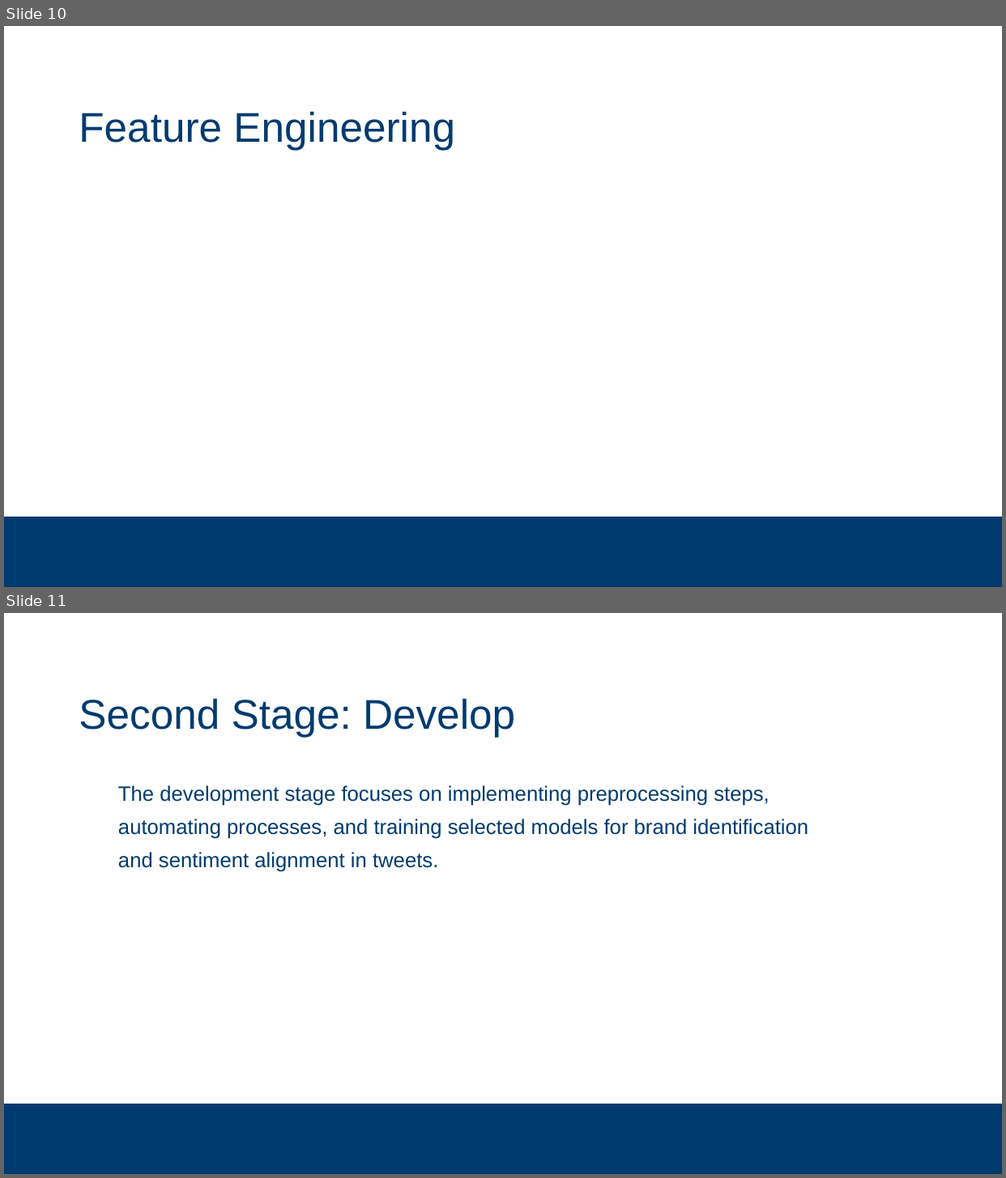
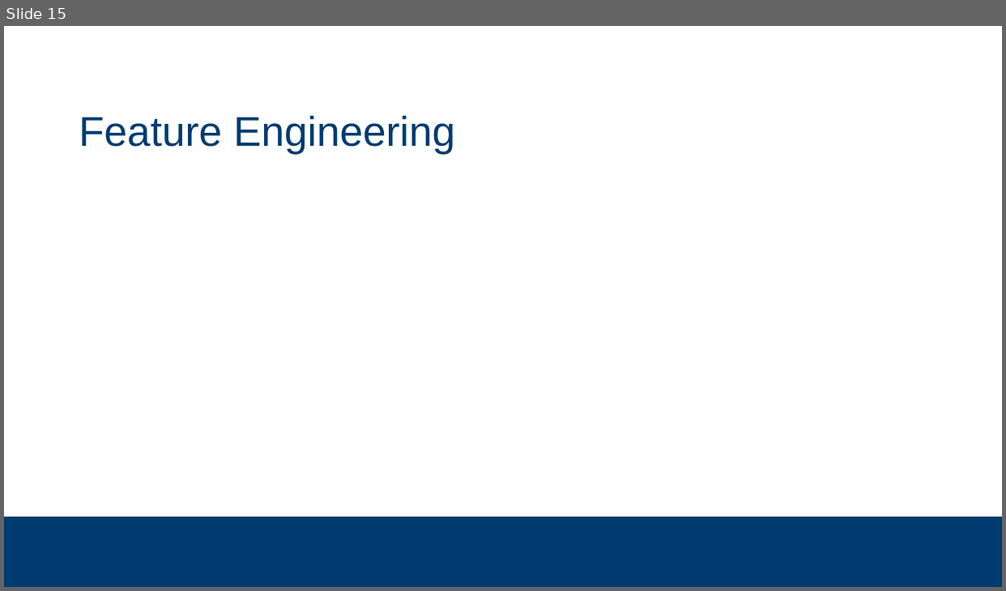
Before and after one commit to subsystem3/project, a slide deck: Final-Project-Team-2.pptx. Shown one above the other, each under a label of ours: slides 10 and 11 before the commit, slide 15 after it. The pictures are 1006x1178 and 1006x591 pixels, drawn with LibreOffice and Linux fonts; fonts in the diff are those of the drawing; background and template pictures are left out. Boxes give left, top, right and bottom in pixels: in the first picture for what was removed or moved away, otherwise in the second. Text is boxed around its words. In the diff, an @@ line names an element or a change of style, - is before the commit and + after.

```diff
--- a/Final-Project-Team-2.pptx
+++ b/Final-Project-Team-2.pptx
@@ slide 11 removed at [4,613,1002,1174], background #FFFFFF; not listed: 1 template element that a slide beside it also shows @@
@@ title removed at [79,698,515,737] @@
-Second Stage: Develop
@@ text removed at [118,786,808,872] @@
-  The development stage focuses on implementing preprocessing steps, automating processes, and training selected models for brand identification and sentiment alignment in tweets.
@@ what was slide 10 is now slide 15 @@
@@ slide 15 changed as well @@
@@ title "Feature Engineering" at [79,115,455,154]: line spacing 42pt to 1.05 @@
```
Also in this commit, not shown: 14 other slides changed, 12 slides added, 5 other slides removed.
